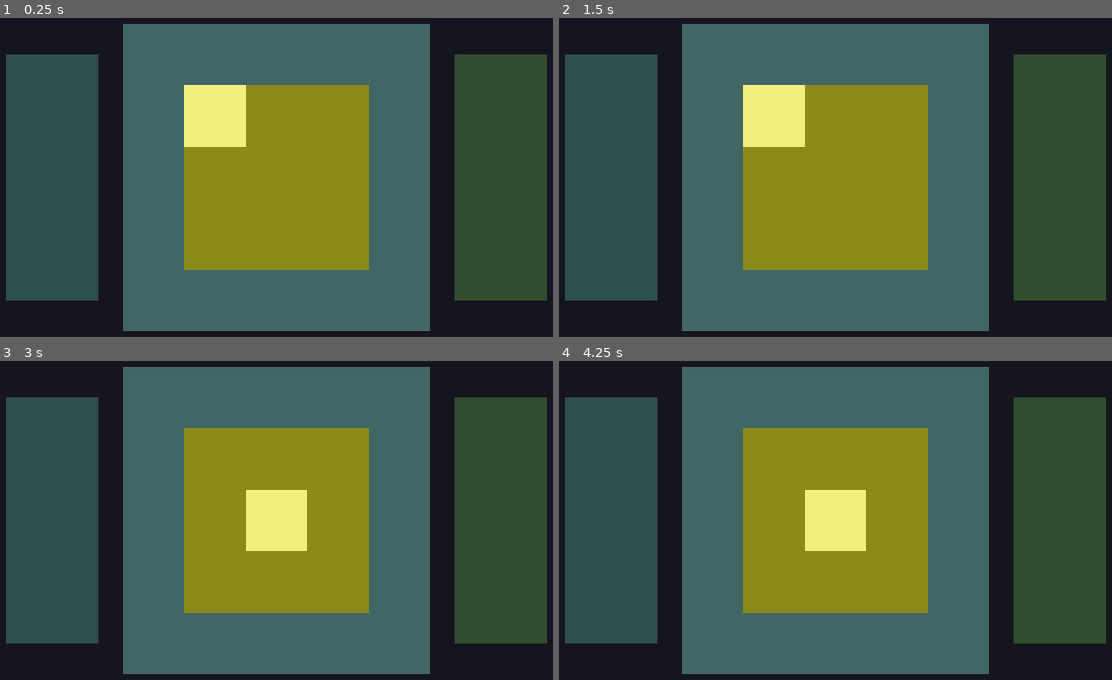
Above: before the commit, frames 1-4 (two rows, left to right).
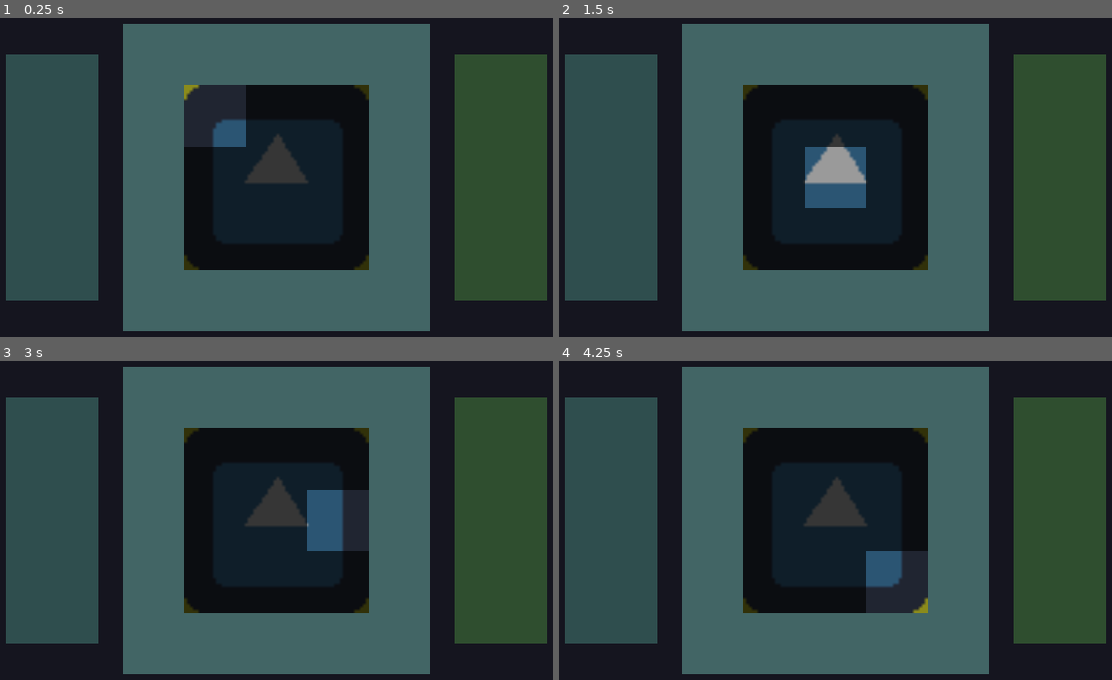
Above: after the commit, the same moments.

Repository: ravi-kiran-svs/hahaha-game
Game: Godot game, scene res://Scenes/PictureGameScene/PictureGameScene.tscn
Two runs of this game, one before a commit and one after it. Both use one fixed random seed, a clock stepped at 60 frames per second and the inputs below. This scene is started directly instead of the project's main scene. The engine's default icon, where the game draws it, is replaced by a stand-in: a white triangle on a blue panel in a dark square.
Inputs (mouse positions are in pixels of both pictures, inside the frame that each line leads up to):
- Up to frame 1 (0.25 s): no input
- Up to frame 2 (1.5 s): tap Enter (ui_accept) at 0.5, 0.77, 1.25 s; move the mouse to (1006, 155) at 0.52 s; click (1006, 155) at 0.67 s; move the mouse to (680, 199) at 1.27 s; click (680, 199) at 1.42 s
- Up to frame 3 (3 s): tap Enter (ui_accept) at 1.52, 2.75 s; move the mouse to (353, 421) at 2.02 s; click (353, 421) at 2.17 s; move the mouse to (237, 609) at 2.77 s; click (237, 609) at 2.92 s
- Up to frame 4 (4.25 s): tap Enter (ui_accept) at 3.02, 3.5, 3.77 s; move the mouse to (1073, 587) at 3.52 s; click (1073, 587) at 3.67 s

The runs differ from the first frame. In frame 1, 19% of the frame differs, in the area x 33-67%, y 20-80%; in frame 2, 19%; in frame 3, 19%; in frame 4, 19%.

Commit message:
Final Commit

Diff:
--- a/Scenes/PictureGameScene/Nodes/GlassPiece.tscn
+++ b/Scenes/PictureGameScene/Nodes/GlassPiece.tscn
@@ -3,12 +3,12 @@
 [ext_resource path="res://Scenes/PictureGameScene/Nodes/GlassPiece.gd" type="Script" id=1]
 
 [node name="GlassPiece" type="Control"]
-modulate = Color( 0, 0, 0, 0.392157 )
+modulate = Color( 0, 0, 0, 0.784314 )
 margin_right = 100.0
 margin_bottom = 100.0
 script = ExtResource( 1 )
-colour_dusky = Color( 0, 0, 0, 0.392157 )
-colour_active = Color( 1, 1, 1, 0.392157 )
+colour_dusky = Color( 0, 0, 0, 0.784314 )
+colour_active = Color( 0, 0, 0, 0.392157 )
 
 [node name="ColorRect" type="ColorRect" parent="."]
 anchor_right = 1.0
--- a/Scenes/PictureGameScene/Nodes/PictureGame.tscn
+++ b/Scenes/PictureGameScene/Nodes/PictureGame.tscn
@@ -1,7 +1,8 @@
-[gd_scene load_steps=3 format=2]
+[gd_scene load_steps=4 format=2]
 
 [ext_resource path="res://Scenes/PictureGameScene/Nodes/GlassPiece.tscn" type="PackedScene" id=1]
 [ext_resource path="res://Scenes/PictureGameScene/Nodes/PictureGame.gd" type="Script" id=2]
+[ext_resource path="res://icon.png" type="Texture" id=3]
 
 [node name="PictureGame" type="Control"]
 margin_right = 500.0
@@ -23,6 +24,12 @@
 margin_right = 150.0
 margin_bottom = 150.0
 color = Color( 0.9, 0.9, 0.18, 1 )
+
+[node name="TextureRect" type="TextureRect" parent="EmojiImage"]
+anchor_right = 1.0
+anchor_bottom = 1.0
+texture = ExtResource( 3 )
+expand = true
 
 [node name="GlassPieces" type="Control" parent="."]
 anchor_left = 0.5
--- a/Scenes/PictureGameScene/PictureGameScene.tscn
+++ b/Scenes/PictureGameScene/PictureGameScene.tscn
@@ -21,5 +21,6 @@
 margin_top = -250.0
 margin_right = 250.0
 margin_bottom = 250.0
+time_between_turns = 1.0
 
 [connection signal="all_glass_pieces_success" from="PictureGame" to="." method="on_puzzle_solved"]
